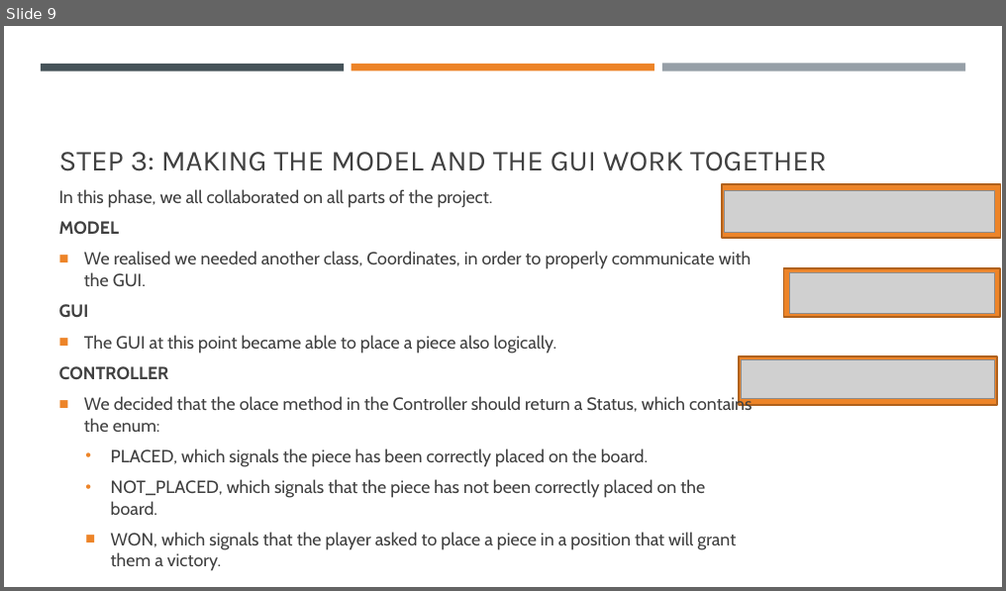
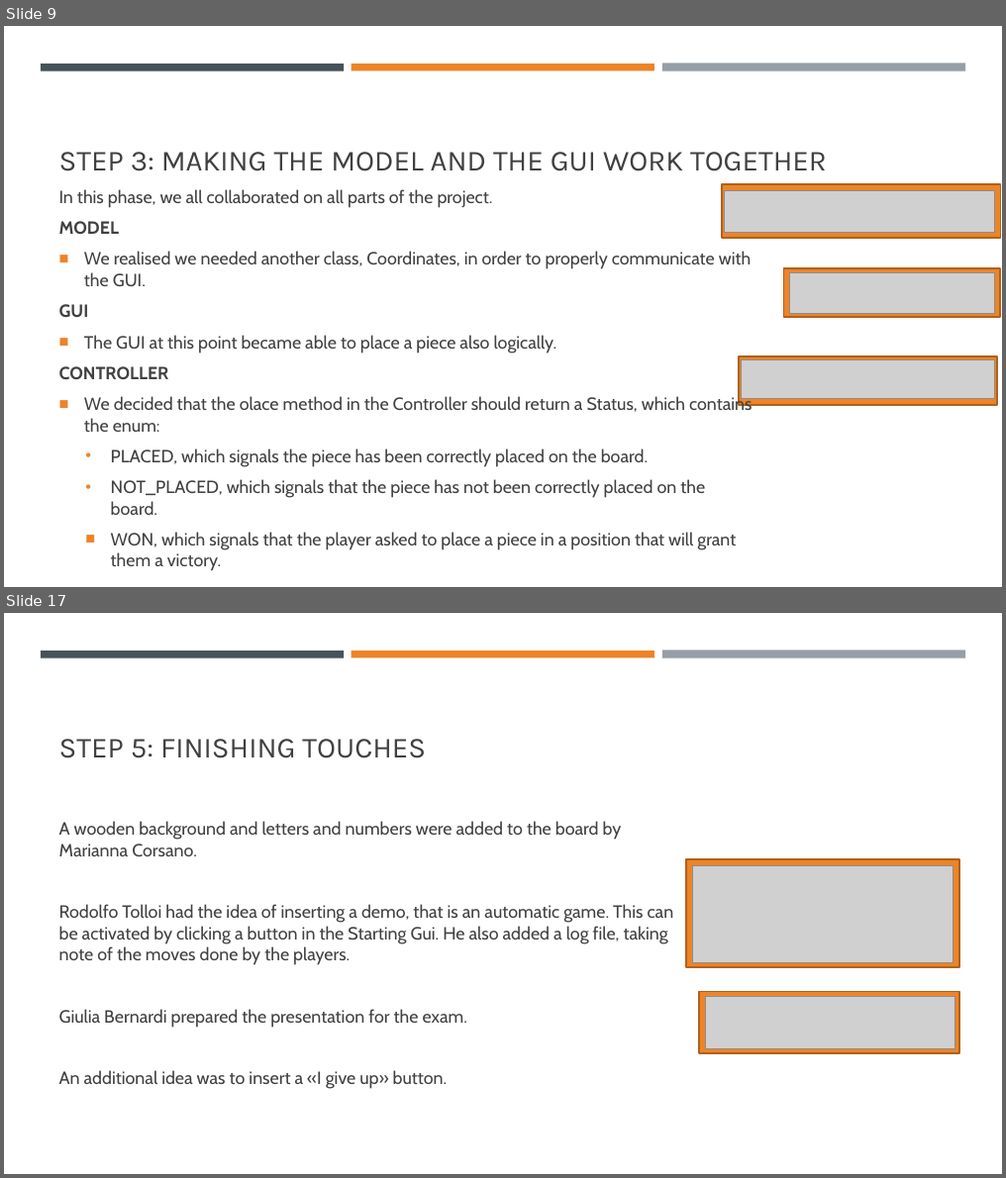
Before and after one commit to RodTol/Crossway, a slide deck: Crossway.pptx. Shown one above the other, each under a label of ours: slide 9 before the commit, slides 9 and 17 after it; the slides between them are not shown. The pictures are 1006x591 and 1006x1178 pixels, drawn with LibreOffice and Linux fonts; fonts in the diff are those of the drawing; grey boxes stand for pictures. Boxes give left, top, right and bottom in pixels: in the first picture for what was removed or moved away, otherwise in the second. Text is boxed around its words. In the diff, an @@ line names an element or a change of style, - is before the commit and + after.

```diff
--- a/Crossway.pptx
+++ b/Crossway.pptx
@@ slide 17 added at [4,613,1002,1174], background #FFFFFF; not listed: 3 template elements that a slide beside it also shows @@
@@ title added at [59,739,426,759], 28 pt, text #404040 @@
+STEP 5: FINISHING TOUCHES
@@ text added at [59,821,674,1089], 17 pt, text #404040 @@
+A wooden background and letters and numbers were added to the board by Marianna Corsano.
+Rodolfo Tolloi had the idea of inserting a demo, that is an automatic game. This can be activated by clicking a button in the Starting Gui. He also added a log file, taking note of the moves done by the players.
+Giulia Bernardi prepared the presentation for the exam.
+An additional idea was to insert a «I give up» button.
@@ rectangle added at [686,861,959,967], fill #ED8428, outline #AF621E 1.75 pt @@
@@ picture added at [693,866,952,963] @@
@@ rectangle added at [699,992,959,1054], fill #ED8428, outline #AF621E 1.75 pt @@
@@ picture added at [706,996,954,1050] @@
```
Also in this commit, not shown: 1 slide changed, 10 other slides added.
